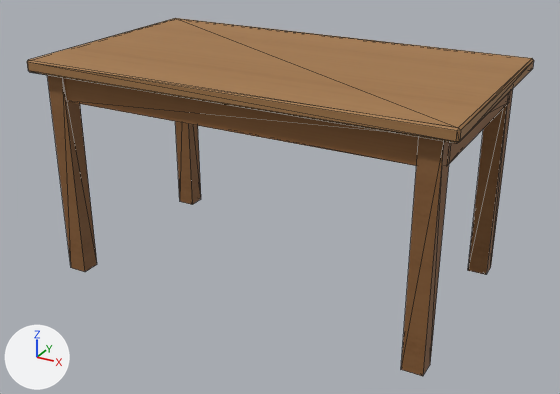
Renders of the glTF model assets/environments/home/props/dining_table.glb from each side of a commit.
Before and after are seen from a camera (50 mm lens) standing at (1.168, -2.132, 1.338) and looking at (0.015, -0.035, 0.289). Lighting does not change. The marker at lower left points along +X, +Y and +Z. The older version comes first. Mesh edges are drawn as thin lines. Vertices at exactly the same position are counted once.

In view in the first picture: 'home_dining_table'.
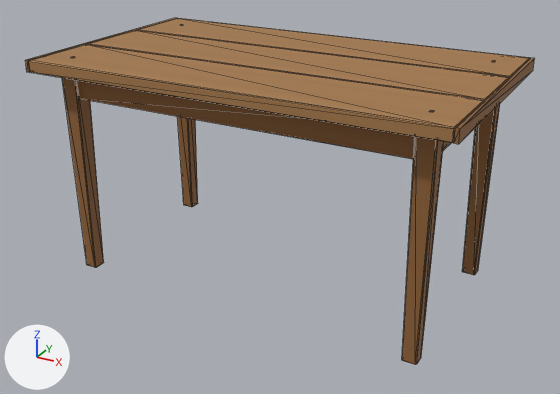
Pixel boxes [x1, y1, x2, y2] of what changed, in the pictures (560 x 394 px):
```json
{"object": "home_dining_table", "change": "reshaped", "before": [27, 18, 534, 376], "after": [25, 18, 535, 365]}
{"part": 1, "of": "me_home_dining_table", "change": "added", "after": [25, 18, 177, 73]}
{"part": 2, "of": "me_home_dining_table", "change": "added", "after": [454, 58, 535, 144], "on screen": "brown"}
{"part": 3, "of": "me_home_dining_table", "change": "rebuilt", "before": [27, 18, 534, 143], "after": [29, 44, 485, 143], "on screen": "10% narrower, 21% shorter"}
{"part": 4, "of": "me_home_dining_table", "change": "rebuilt", "before": [47, 75, 97, 272], "after": [62, 78, 104, 268], "on screen": "16% narrower"}
{"part": 5, "of": "me_home_dining_table", "change": "rebuilt", "before": [65, 78, 418, 166], "after": [79, 81, 415, 159], "on screen": "11% shorter"}
{"part": 6, "of": "me_home_dining_table", "change": "rebuilt", "before": [468, 89, 513, 275], "after": [462, 104, 500, 275]}
{"part": 7, "of": "me_home_dining_table", "change": "rebuilt", "before": [401, 137, 449, 376], "after": [402, 137, 444, 365], "on screen": "12% narrower"}
{"part": 8, "of": "me_home_dining_table", "change": "rebuilt", "before": [175, 122, 201, 204], "after": [177, 116, 198, 207]}
{"part": 9, "of": "me_home_dining_table", "change": "added", "after": [137, 18, 530, 77], "on screen": "brown"}
{"part": 10, "of": "me_home_dining_table", "change": "added", "after": [87, 30, 509, 100], "on screen": "brown"}
{"part": 11, "of": "me_home_dining_table", "change": "deleted", "before": [446, 92, 510, 166], "on screen": "brown"}
```

The change, as JSON lines over the scene's bpy script:
```json
{"block": "me_home_dining_table", "where": "# used by ob_home_dining_table; location = (0.0, 0.0, 0.0)"}
{"op": "remove", "block": "me_home_dining_table", "code": "me_home_dining_table.from_pydata(...)  # 88 vertices, 140 faces; spans x -0.7..0.7, y -0.4..0.4, z 0.0..0.75"}
{"op": "add", "block": "me_home_dining_table", "code": "me_home_dining_table.from_pydata(...)  # 376 vertices, 668 faces; spans x -0.7..0.7, y -0.4..0.4, z 0.0..0.75"}
{"block": "me_home_dining_table", "change": "me_home_dining_table part 1: a new loose piece, a box spanning x -0.7..-0.688, y -0.4..0.4, z 0.711..0.75, in mat_varnished_timber"}
{"block": "me_home_dining_table", "change": "me_home_dining_table part 2: a new loose piece, a box spanning x 0.688..0.7, y -0.4..0.4, z 0.711..0.75, in mat_varnished_timber"}
{"block": "me_home_dining_table", "change": "me_home_dining_table part 3: the loose piece of 24 vertices spanning x -0.7..0.7, y -0.4..0.4, z 0.71..0.75 is rebuilt with 24 vertices and now spans x -0.688..0.688, y -0.4..-0.134, z 0.711..0.75"}
{"block": "me_home_dining_table", "change": "me_home_dining_table part 4: the loose piece of 8 vertices spanning x -0.652..-0.587, y -0.363..-0.298, z 0.0..0.71 is rebuilt with 16 vertices and now spans x -0.627..-0.565, y -0.329..-0.267, z 0.0..0.711"}
{"block": "me_home_dining_table", "change": "me_home_dining_table part 5: the loose piece of 8 vertices spanning x -0.62..0.62, y -0.354..-0.33, z 0.618..0.703 is rebuilt with 24 vertices and now spans x -0.585..0.585, y -0.312..-0.283, z 0.618..0.706"}
{"block": "me_home_dining_table", "change": "me_home_dining_table part 6: the loose piece of 8 vertices spanning x 0.587..0.652, y 0.298..0.363, z 0.0..0.71 is rebuilt with 16 vertices and now spans x 0.565..0.627, y 0.267..0.329, z 0.0..0.711"}
{"block": "me_home_dining_table", "change": "me_home_dining_table part 7: the loose piece of 8 vertices spanning x 0.587..0.652, y -0.363..-0.298, z 0.0..0.71 is rebuilt with 16 vertices and now spans x 0.565..0.627, y -0.329..-0.267, z 0.0..0.711"}
{"block": "me_home_dining_table", "change": "me_home_dining_table part 8: the loose piece of 8 vertices spanning x -0.652..-0.587, y 0.298..0.363, z 0.0..0.71 is rebuilt with 16 vertices and now spans x -0.627..-0.565, y 0.267..0.329, z 0.0..0.711"}
{"block": "me_home_dining_table", "change": "me_home_dining_table part 9: a new loose piece of 24 vertices spanning x -0.688..0.688, y 0.134..0.4, z 0.711..0.75, in mat_varnished_timber"}
{"block": "me_home_dining_table", "change": "me_home_dining_table part 10: a new loose piece of 24 vertices spanning x -0.688..0.688, y -0.133..0.133, z 0.711..0.75, in mat_varnished_timber"}
{"block": "me_home_dining_table", "change": "me_home_dining_table part 11: 8 vertices removed from x 0.63..0.654, y -0.32..0.32, z 0.618..0.703"}
{"block": "me_home_dining_table", "change": "other edits to the shape of me_home_dining_table do not show in these pictures"}
```
